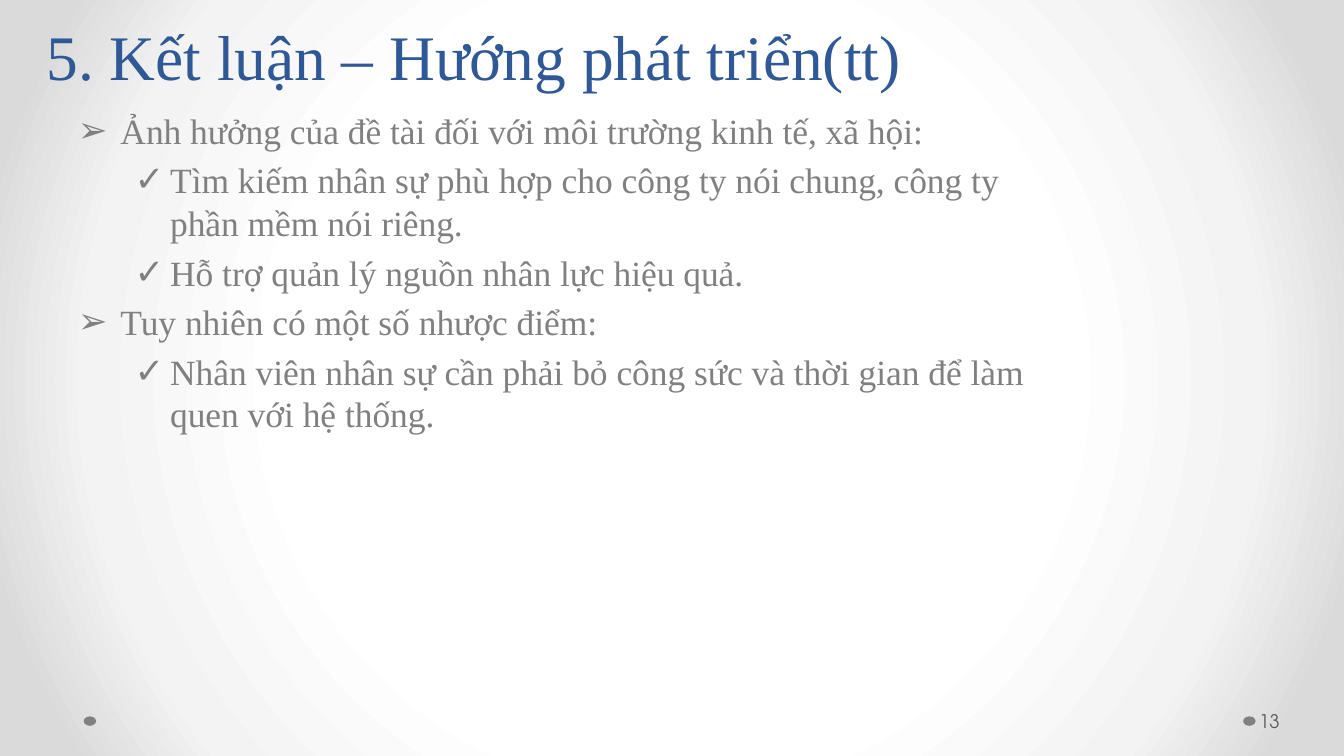
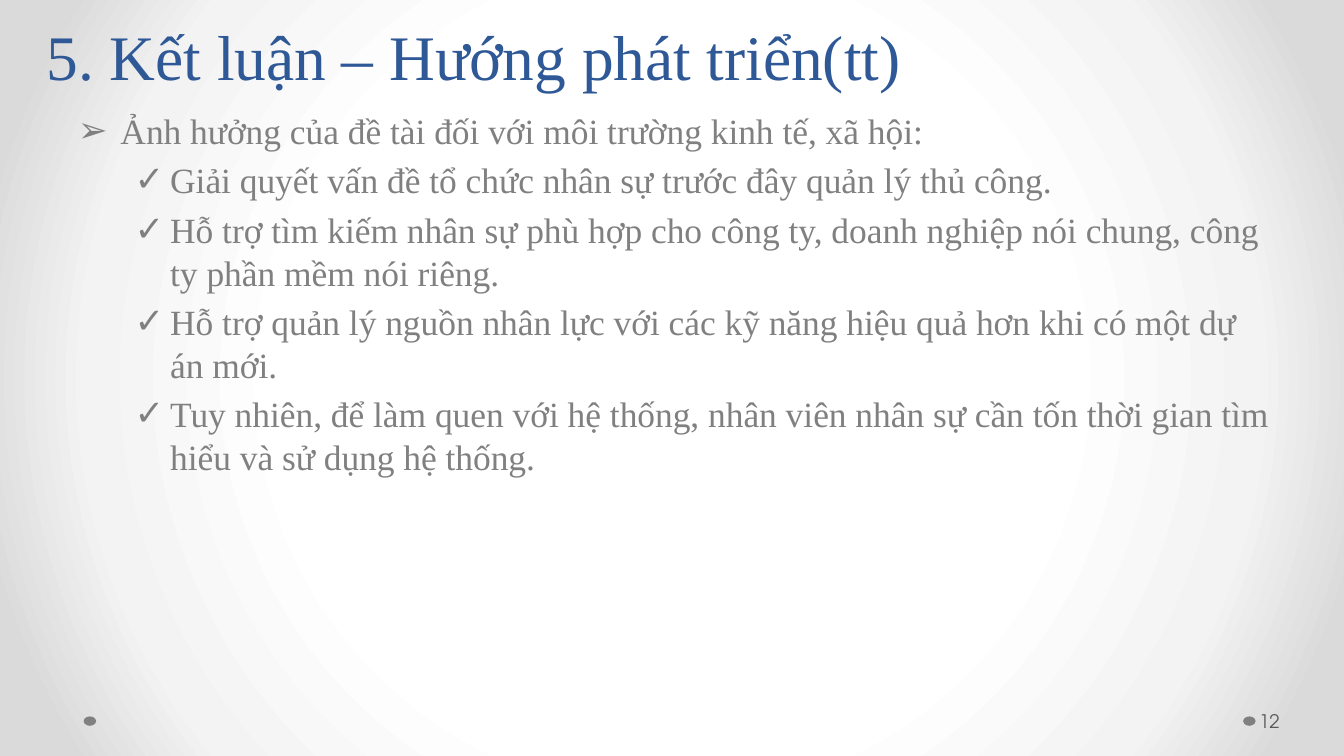
Before and after one commit to andy3520/intern-final-doc, a slide deck: slide 12 of doc/BAO_CAO-DO_AN_TOT_NGHIEP-SKILL_INVENTORY.pptx (slide 13 before the commit). Drawn at 1344x756 pixels with LibreOffice and Linux fonts; fonts in the diff are those of the drawing. Boxes give left, top, right and bottom in pixels: in the first picture for what was removed or moved away, otherwise in the second. Text is boxed around its words. In the diff, an @@ line names an element or a change of style, - is before the commit and + after.

```diff
--- a/doc/BAO_CAO-DO_AN_TOT_NGHIEP-SKILL_INVENTORY.pptx
+++ b/doc/BAO_CAO-DO_AN_TOT_NGHIEP-SKILL_INVENTORY.pptx
@@ text at [170, 167, 1268, 477]: text changed @@
-  ✓ Tìm kiếm nhân sự phù hợp cho công ty nói chung, công ty phần mềm nói riêng.
-  ✓ Hỗ trợ quản lý nguồn nhân lực hiệu quả.
-➢ Tuy nhiên có một số nhược điểm:
-  ✓ Nhân viên nhân sự cần phải bỏ công sức và thời gian để làm quen với hệ thống.
+  ✓ Giải quyết vấn đề tổ chức nhân sự trước đây quản lý thủ công.
+  ✓ Hỗ trợ tìm kiếm nhân sự phù hợp cho công ty, doanh nghiệp nói chung, công ty phần mềm nói riêng.
+  ✓ Hỗ trợ quản lý nguồn nhân lực với các kỹ năng hiệu quả hơn khi có một dự án mới.
+  ✓ Tuy nhiên, để làm quen với hệ thống, nhân viên nhân sự cần tốn thời gian tìm hiểu và sử dụng hệ thống.
@@ page number at [1259, 714, 1280, 728]: text changed @@
-13
+12
```
Also in this commit, not shown: 9 other slides changed, 1 slide removed, 3 other files.
